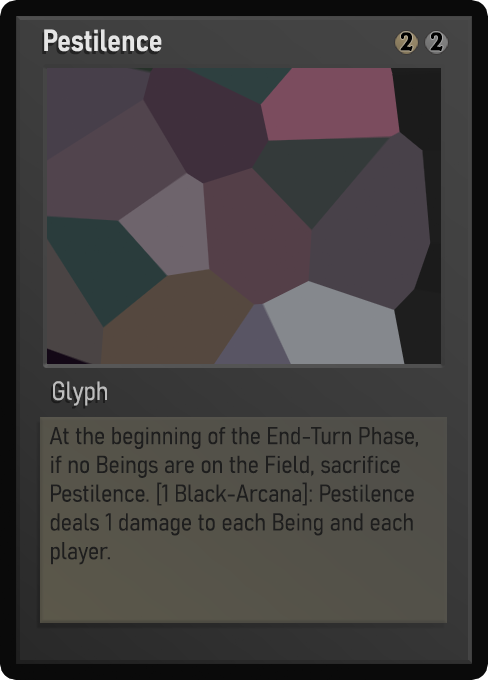
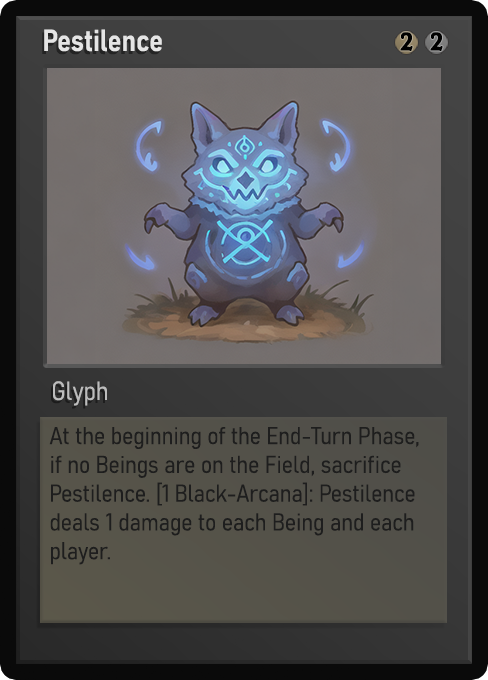
Revision of a layered (488, 680) image; what changed, layer by layer:
painted on "Name" over [51, 29, 162, 52]
painted on "Class" over [53, 383, 95, 406]
painted on "Desc_norm" over [50, 428, 419, 565]
painted on "Artwork" over [47, 68, 441, 364]
